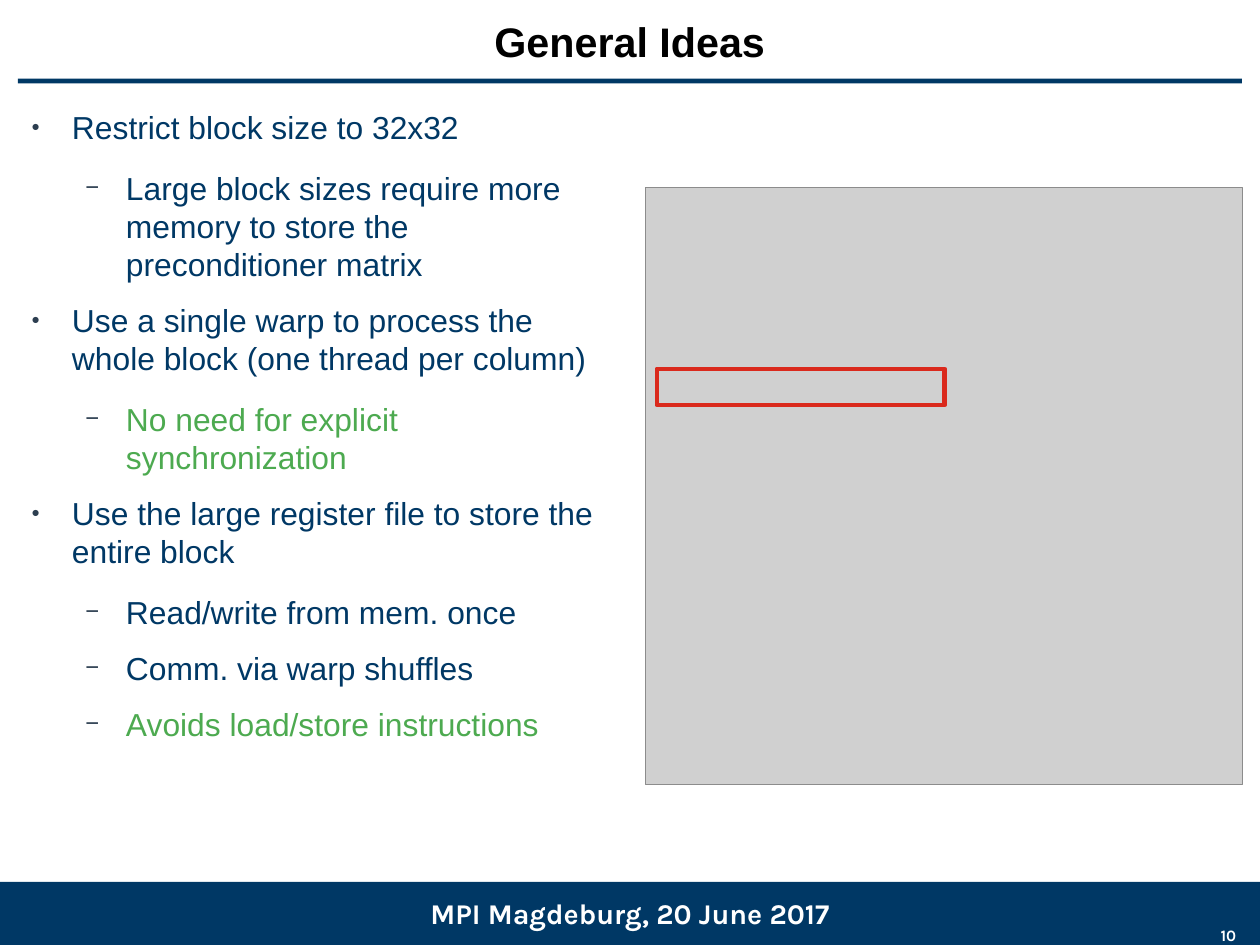
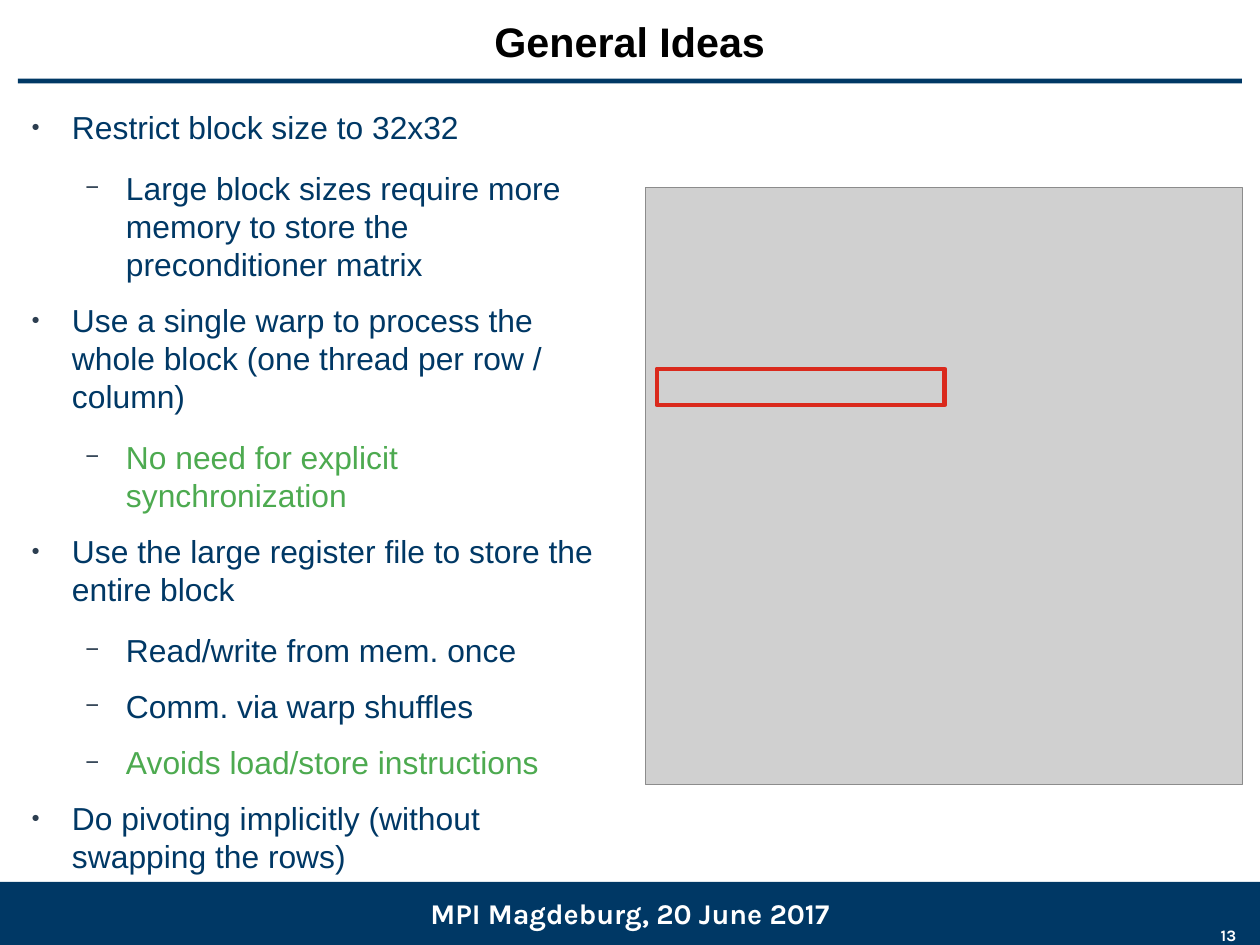
Before and after one commit to gflegar/talks, a slide deck: slide 13 of mpi_magdeburg_2017_06/slides.odp (slide 10 before the commit). Drawn at 1260x945 pixels with LibreOffice and Linux fonts; fonts in the diff are those of the drawing; grey boxes stand for pictures; background and template pictures are left out. Boxes give left, top, right and bottom in pixels: in the first picture for what was removed or moved away, otherwise in the second. Text is boxed around its words. In the diff, an @@ line names an element or a change of style, - is before the commit and + after.

Commit message:
Finish text for MPI

```diff
--- a/mpi_magdeburg_2017_06/slides.odp
+++ b/mpi_magdeburg_2017_06/slides.odp
@@ text at (72,309,533,414): text changed @@
-● Use a single warp to process the whole block (one thread per column)
+● Use a single warp to process the whole block (one thread per row / column)
@@ text at (72,807,480,874): paragraph added @@
+● Do pivoting implicitly (without swapping the rows)
@@ page number at (1221,930,1237,942): text changed @@
-10
+13
```
Also in this commit, not shown: 13 other slides changed, 3 slides added, 2 slides removed.
